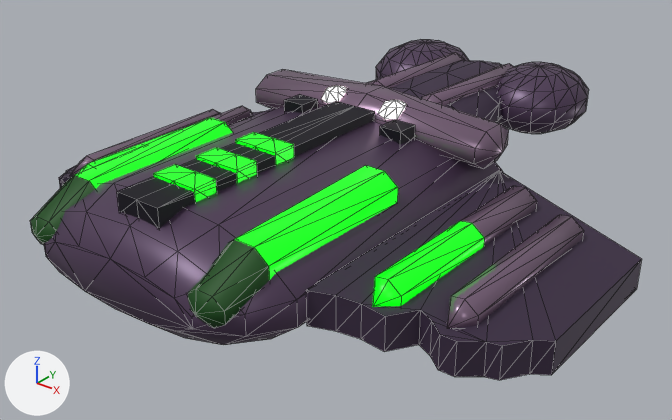
What one commit did to the glTF model public/models/enemies/newsh5-3.glb.
Before and after are seen from a camera (50 mm lens) standing at (1.848, -2.331, 1.291) and looking at (0.002, -0.023, -0.14). Lighting does not change. The marker at lower left points along +X, +Y and +Z. The first picture is the older version. Mesh edges are drawn as thin lines. Vertices at exactly the same position are counted once.

Before the edit, the objects in view are built like this:
```python
me_newsh5_3 = bpy.data.meshes.new('newsh5-3')
me_newsh5_3.from_pydata(...)  # 638 vertices, 1192 faces; spans x -1.0..1.0, y -1.0..1.14, z -0.22..0.25
# faces by material slot: [472, 200, 180, 46, 96, 150, 48]
me_newsh5_3.materials.append(mat_pal_87_newsh5_3)  # dark purple #55415d
me_newsh5_3.materials.append(mat_pal_85_newsh5_3)  # dark purple #3c2c45
me_newsh5_3.materials.append(mat_pal_90_newsh5_3)  # greyish purple #7d657d
me_newsh5_3.materials.append(mat_pal_81_newsh5_3)  # black #0c0818
me_newsh5_3.materials.append(mat_pal_93_newsh5_3)  # light grey #c7b2ba, glowing pale pink #ffe5ef
me_newsh5_3.materials.append(mat_pal_199_newsh5_3)  # green #009a04, glowing green #00ff0c
me_newsh5_3.materials.append(mat_pal_38_newsh5_3)  # dark green #144d14
ob_newsh5_3 = bpy.data.objects.new('newsh5-3', me_newsh5_3)
ob_newsh5_3.location = (0.0, 0.0, 0.0)
```
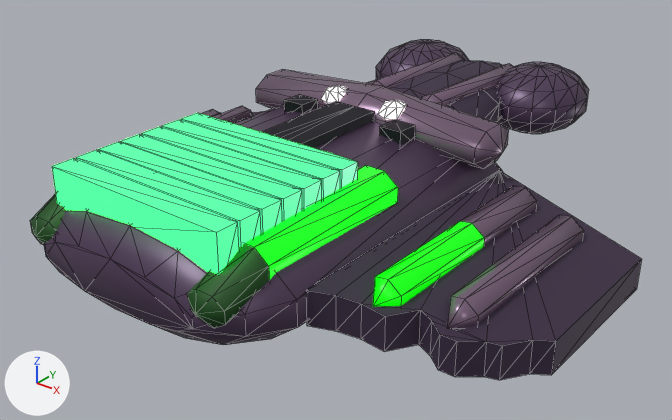
Pixel boxes [x1, y1, x2, y2] of what changed, in the pictures (672 x 420 px; the box of a moved part takes in the faces that stretch with it):
'newsh5-3-bar-17', added (green): after [52, 158, 239, 275]
'newsh5-3-bar-15', added (green): after [76, 150, 261, 247]
'newsh5-3-bar-13', added (green): after [98, 142, 282, 233]
'newsh5-3-bar-11', added (green): after [120, 134, 302, 221]
'newsh5-3-bar-9', added (green): after [141, 127, 321, 209]
'newsh5-3-bar-7', added (green): after [161, 120, 340, 198]
'newsh5-3-bar-5', added (green): after [181, 113, 358, 188]
part 1 of me_newsh5_3, moved or reshaped: before [30, 118, 484, 324]; after [30, 166, 484, 328]
part 2 of me_newsh5_3, recoloured: before [275, 145, 294, 160]; after [195, 314, 212, 327]
part 3 of me_newsh5_3, recoloured: before [194, 170, 248, 197]

Patch to the scene script:
```diff
--- a/public/models/enemies/newsh5-3.glb.py
+++ b/public/models/enemies/newsh5-3.glb.py
@@ mat_pal_197_newsh5_3_rungs @@
+mat_pal_197_newsh5_3_rungs = principled_material('pal_197_newsh5-3-rungs')
+mat_pal_197_newsh5_3_rungs.base_color = (0.0, 0.205, 0.0)  # green #007d00
+mat_pal_197_newsh5_3_rungs.metallic = 0.1
+mat_pal_197_newsh5_3_rungs.roughness = 0.4
+mat_pal_197_newsh5_3_rungs.emission_color = (0.0, 0.82, 0.0)  # green #00ea00
+mat_pal_197_newsh5_3_rungs.emission_strength = 1.0
@@ me_newsh5_3 @@
 me_newsh5_3.from_pydata(...)  # 638 vertices, 1192 faces; spans x -1.0..1.0, y -1.0..1.14, z -0.22..0.25
+# me_newsh5_3 part 1: 102 of 638 vertices moved; they spanned x -0.67..0.67, y -1.0..-0.22, z -0.02..0.22 and now span x -0.67..0.67, y -1.0..-0.22, z -0.02..0.22; mean shift (0.0, 0.0, 0.0); largest move (0.4, -0.97, 0.06) -> (-0.67, -0.58, -0.02)
+# me_newsh5_3 part 2: 1 face spanning x 0.3..0.36, y -1.0..-0.97, z -0.01..0.04 switches from mat_pal_199_newsh5_3 (green #009a04, glowing green #00ff0c) to mat_pal_38_newsh5_3 (dark green #144d14)
+# me_newsh5_3 part 3: 5 faces spanning x -0.08..0.08, y -0.58..-0.33, z 0.15..0.22 switch from mat_pal_199_newsh5_3 (green #009a04, glowing green #00ff0c) to mat_pal_197_newsh5_3_rungs (green #007d00, glowing green #00ea00)
 me_newsh5_3.materials.append(mat_pal_87_newsh5_3)
@@ me_newsh5_3 @@
 me_newsh5_3.materials.append(mat_pal_38_newsh5_3)
+me_newsh5_3.materials.append(mat_pal_197_newsh5_3_ribs)  # green #007d00, glowing green #00ea00
@@ ob_newsh5_3_bar_17 @@
+ob_newsh5_3_bar_17 = bpy.data.objects.new('newsh5-3-bar-17', me_newsh5_3_bar_17)  # a box spanning x -0.333..0.333, y -0.912..-0.838, z 0.05..0.235; in mat_pal_205_newsh5_3_bar (green #20e749, glowing green #25ff52)
+ob_newsh5_3_bar_17.location = (0.0, 0.0, 0.0)
@@ ob_newsh5_3_bar_15 @@
+ob_newsh5_3_bar_15 = bpy.data.objects.new('newsh5-3-bar-15', me_newsh5_3_bar_15)  # a box spanning x -0.333..0.333, y -0.829..-0.754, z 0.05..0.235; in mat_pal_205_newsh5_3_bar (green #20e749, glowing green #25ff52)
+ob_newsh5_3_bar_15.location = (0.0, 0.0, 0.0)
@@ ob_newsh5_3_bar_13 @@
+ob_newsh5_3_bar_13 = bpy.data.objects.new('newsh5-3-bar-13', me_newsh5_3_bar_13)  # a box spanning x -0.333..0.333, y -0.746..-0.671, z 0.05..0.235; in mat_pal_205_newsh5_3_bar (green #20e749, glowing green #25ff52)
+ob_newsh5_3_bar_13.location = (0.0, 0.0, 0.0)
@@ ob_newsh5_3_bar_11 @@
+ob_newsh5_3_bar_11 = bpy.data.objects.new('newsh5-3-bar-11', me_newsh5_3_bar_11)  # a box spanning x -0.333..0.333, y -0.662..-0.588, z 0.05..0.235; in mat_pal_205_newsh5_3_bar (green #20e749, glowing green #25ff52)
+ob_newsh5_3_bar_11.location = (0.0, 0.0, 0.0)
@@ ob_newsh5_3_bar_9 @@
+ob_newsh5_3_bar_9 = bpy.data.objects.new('newsh5-3-bar-9', me_newsh5_3_bar_9)  # a box spanning x -0.333..0.333, y -0.579..-0.504, z 0.05..0.235; in mat_pal_205_newsh5_3_bar (green #20e749, glowing green #25ff52)
+ob_newsh5_3_bar_9.location = (0.0, 0.0, 0.0)
@@ ob_newsh5_3_bar_7 @@
+ob_newsh5_3_bar_7 = bpy.data.objects.new('newsh5-3-bar-7', me_newsh5_3_bar_7)  # a box spanning x -0.333..0.333, y -0.496..-0.421, z 0.05..0.235; in mat_pal_205_newsh5_3_bar (green #20e749, glowing green #25ff52)
+ob_newsh5_3_bar_7.location = (0.0, 0.0, 0.0)
@@ ob_newsh5_3_bar_5 @@
+ob_newsh5_3_bar_5 = bpy.data.objects.new('newsh5-3-bar-5', me_newsh5_3_bar_5)  # a box spanning x -0.333..0.333, y -0.412..-0.338, z 0.05..0.235; in mat_pal_205_newsh5_3_bar (green #20e749, glowing green #25ff52)
+ob_newsh5_3_bar_5.location = (0.0, 0.0, 0.0)
```
